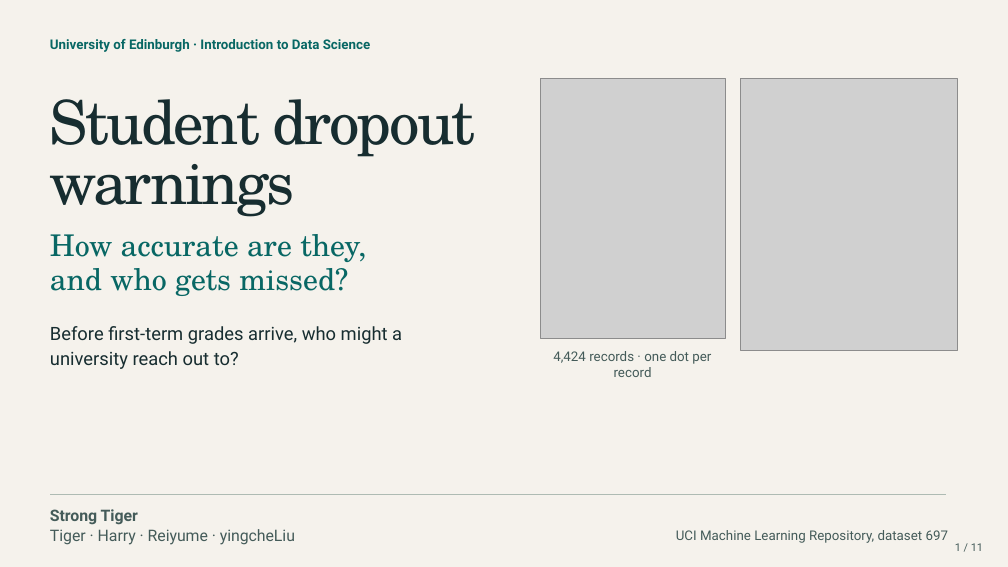
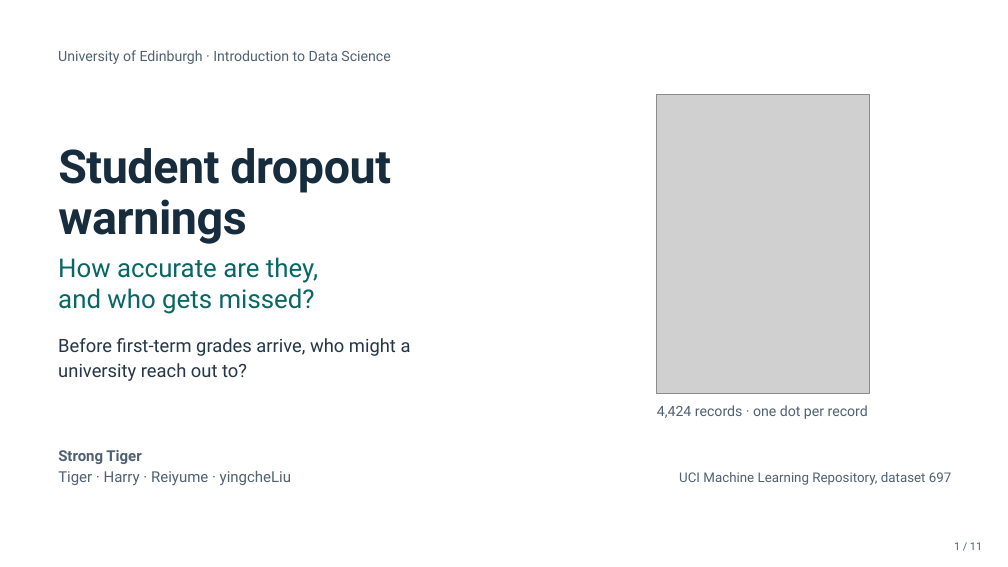
Before and after one commit to Tigershengsheng/ids-project, a slide deck: slide 1 of output/powerpoint/Student_Dropout_Presentation.pptx. Drawn at 1008x567 pixels with LibreOffice and Linux fonts; fonts in the diff are those of the drawing; grey boxes stand for pictures. Boxes give left, top, right and bottom in pixels: in the first picture for what was removed or moved away, otherwise in the second. Text is boxed around its words. In the diff, an @@ line names an element or a change of style, - is before the commit and + after.

Commit message:
Use a plain classroom layout for the final presentation

```diff
--- a/output/powerpoint/Student_Dropout_Presentation.pptx
+++ b/output/powerpoint/Student_Dropout_Presentation.pptx
@@ background #F5F2EC to #FFFFFF @@
@@ freeform shape removed at [0,0,1008,567] @@
@@ 3 texts: place and size @@
-3 texts at [50,39,402,369]
+3 texts at [58,50,411,381]
@@ text "University of Edinburgh · Introduction ..." at [58,50,390,64]: size 12.7 to 13.5 pt, text colour #086764 to #506173, bold off @@
@@ picture removed at [541,79,726,338] @@
@@ picture removed at [740,79,957,350] @@
@@ picture added at [656,94,870,393] @@
@@ text "Student dropout" at [58,148,391,193]: size 57.9 to 44.4 pt, font TeX Gyre Schola to Roboto, text colour #172D30 to #172C3D, letter spacing -2.4 to -0.4 pt, bold on @@
@@ text "Student dropout": place and size @@
-text "Student dropout" at [50,99,476,157]
+text "Student dropout" at [58,148,391,193]
@@ text "warnings": place and size @@
-text "warnings" at [50,143,295,217]
+text "warnings" at [58,199,246,244]
@@ text "warnings" at [58,199,246,244]: size 57.9 to 44.4 pt, font TeX Gyre Schola to Roboto, text colour #172D30 to #172C3D, letter spacing -2.4 to -0.4 pt, bold on @@
@@ text "How accurate are they," at [58,257,318,283]: size 28.6 to 24.6 pt, font TeX Gyre Schola to Roboto @@
@@ text "How accurate are they,": place and size @@
-text "How accurate are they," at [50,234,366,262]
+text "How accurate are they," at [58,257,318,283]
@@ text "and who gets missed?": place and size @@
-text "and who gets missed?" at [50,261,348,296]
+text "and who gets missed?" at [58,288,315,314]
@@ text "and who gets missed?" at [58,288,315,314]: size 28.6 to 24.6 pt, font TeX Gyre Schola to Roboto @@
@@ text "Before first-term grades arrive, who ..." at [58,338,411,356]: text colour #172D30 to #243647 @@
@@ text "university reach out to?" at [58,363,247,381]: text colour #172D30 to #243647 @@
@@ text removed at [614,367,652,377] @@
-record
@@ text at [657,405,868,419]: text changed; size 12.7 to 13.5 pt; text colour #445B59 to #506173 @@
-4,424 records · one dot per
+4,424 records · one dot per record
@@ text "Strong Tiger" at [58,450,141,464]: size 15.1 to 14.3 pt, text colour #445B59 to #506173 @@
@@ text "Strong Tiger": place and size @@
-text "Strong Tiger" at [50,509,138,525]
+text "Strong Tiger" at [58,450,141,464]
@@ text "Tiger · Harry · Reiyume ...": place and size @@
-text "Tiger · Harry · Reiyume ..." at [50,529,295,545]
+text "Tiger · Harry · Reiyume ..." at [58,470,291,485]
@@ text "Tiger · Harry · Reiyume ..." at [58,470,291,485]: size 15.1 to 14.3 pt, text colour #445B59 to #506173 @@
@@ text "UCI Machine Learning Repository, dataset ..." at [679,472,952,485]: text colour #445B59 to #506173 @@
@@ text "UCI Machine Learning Repository, dataset ...": place and size @@
-text "UCI Machine Learning Repository, dataset ..." at [676,530,949,543]
+text "UCI Machine Learning Repository, dataset ..." at [679,472,952,485]
@@ freeform shape removed at [50,494,946,495] @@
@@ text "1 / 11" at [954,542,982,550]: text colour #445B59 to #506173 @@
```
Also in this commit, not shown: 10 other slides changed, 22 other files.
